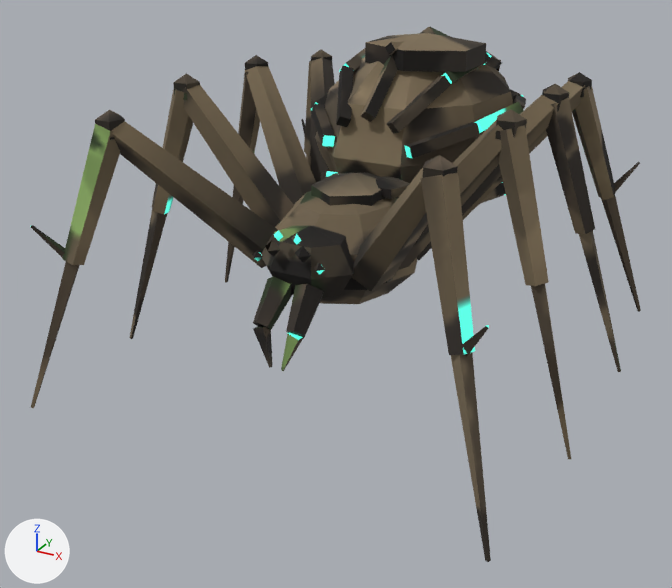
An edit to the glTF model assets/models/spiderling.glb, drawn before and after from the same camera.
Camera for both pictures: a 50 mm lens placed at (0.488, -1.021, 0.574), pointed at (-0.019, -0.098, 0.113). The axes (+X, +Y, +Z) are drawn at lower left. The lights are the same throughout. The older version comes first. Vertices at exactly the same position are counted once.

The scene before the commit, as lines of its bpy script (objects in view):
```python
me_spiderlingmesh = bpy.data.meshes.new('SpiderlingMesh')
me_spiderlingmesh.from_pydata(...)  # 828 vertices, 1320 faces; spans x -0.303..0.303, y -0.362..0.283, z 0.012..0.409
me_spiderlingmesh.materials.append(mat_spiderlingmesh_baked)
ob_spiderlingmesh = bpy.data.objects.new('SpiderlingMesh', me_spiderlingmesh)
ob_spiderlingmesh.location = (0.0, 0.0, 0.0)
```
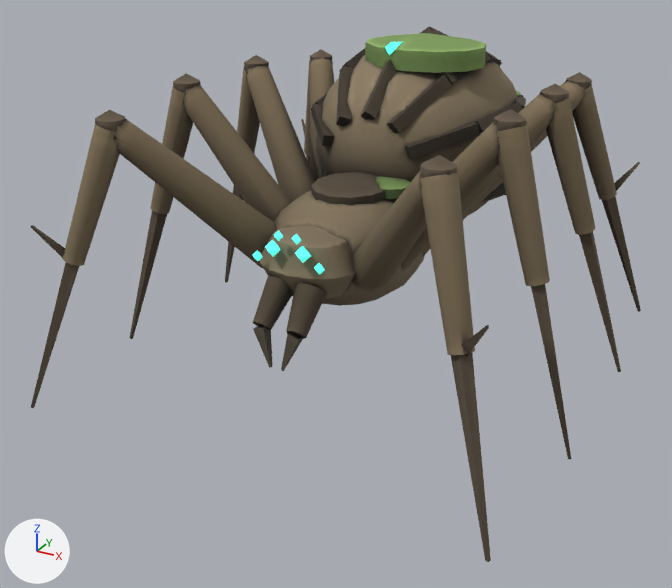
Where the change shows, as pixel boxes (x1, y1, x2, y2) in the pictures (672 x 588 px):
part 1 of me_spiderlingmesh, built on
    before: (95, 49, 592, 199)
    after: (63, 33, 617, 355)
part 2 of me_spiderlingmesh, surface changed
    both: (30, 27, 640, 562)

The edits, one by one:
me_spiderlingmesh is used by ob_spiderlingmesh; location (0.0, 0.0, 0.0).
me_spiderlingmesh had 828 vertices, 1320 faces and spanned x -0.303..0.303, y -0.362..0.283, z 0.012..0.409.
me_spiderlingmesh now has 1480 vertices, 2624 faces and spans x -0.303..0.303, y -0.362..0.284, z 0.012..0.409.
me_spiderlingmesh part 1: 80 vertices moved from x -0.214..0.214, y -0.298..0.196, z 0.246..0.363 to x -0.212..0.212, y -0.277..0.214, z 0.246..0.363; 652 vertices added at x -0.255..0.255, y -0.331..0.284, z 0.122..0.396.
me_spiderlingmesh part 2: 706 kept faces spanning x -0.303..0.303, y -0.362..0.267, z 0.012..0.409 get new texture (UV) coordinates.
